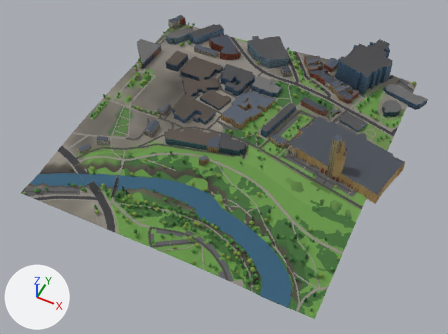
An edit to the glTF model glasgow-subway/data/city/city_4_2.glb, drawn before and after from the same camera.
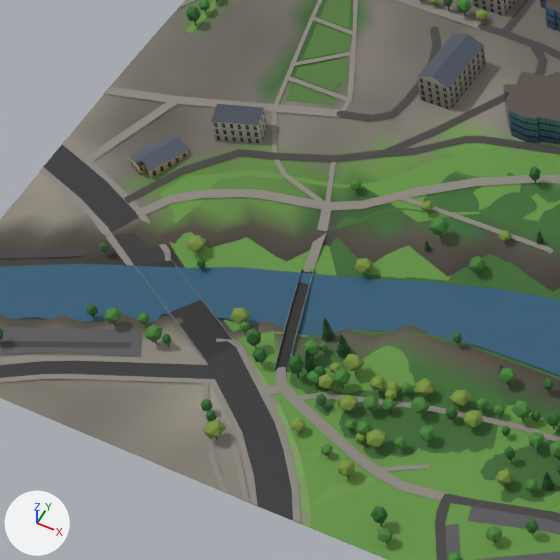
Each version appears first whole from a camera (50 mm lens) standing at (-1027.0, 581.0, 782.0) and looking at (-1336.0, 1199.0, 9.0), and next in a close-up on the part from 11% to 40% of the width and 34% to 72% of the height. The lights are fixed; the arrows at lower left show +X, +Y and +Z. The first two pictures are the older version. Where no turn or scale is listed for an object, it has been applied to the vertices. Vertices at exactly the same position are counted once.

Objects in the first close-up: 'buildings_4_2', 'green_4_2', 'roads_4_2', 'terrain_4_2', 'water_4_2' and 83 more.
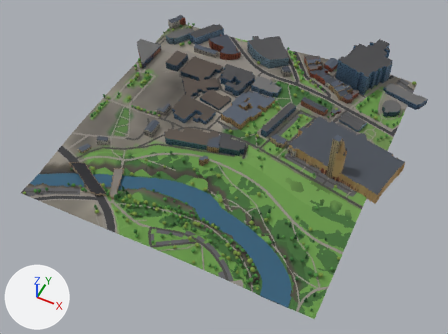
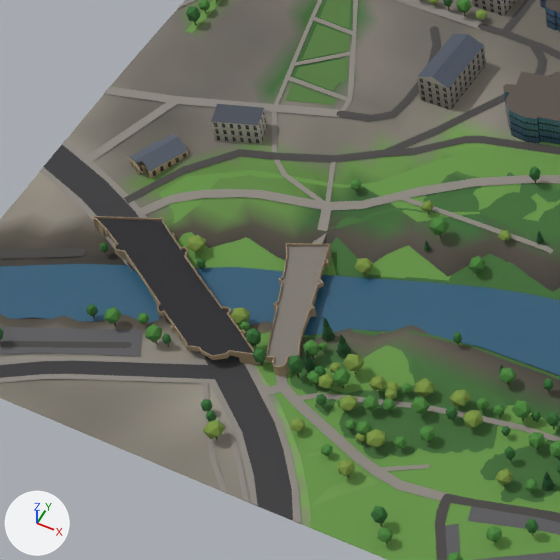
Boxes [x1, y1, x2, y2] around the edits, measured in the close-ups (560 x 560 px):
'roads_4_2', reshaped, moved
    both: [0, 0, 560, 560]
part 1 of me_roads_4_2, added
    after: [92, 216, 261, 365]
part 2 of me_roads_4_2, added
    after: [98, 219, 253, 355]
part 3 of me_roads_4_2, added
    after: [268, 246, 328, 366]
part 4 of me_roads_4_2, deleted
    before: [135, 252, 192, 302]
part 5 of me_roads_4_2, built on
    before: [0, 268, 315, 378]
    after: [0, 243, 331, 376]

Edits to the bpy script that builds the scene:
```text
Change me_roads_4_2:
    used by ob_roads_4_2; location = (-1350.0, 1250.0, 32.6)
    remove me_roads_4_2.from_pydata(...)  # 2203 vertices, 2235 faces; spans x -250.0..250.0, y -250.0..250.0, z -20.0..20.0
    add me_roads_4_2.from_pydata(...)  # 2976 vertices, 3139 faces; spans x -250.0..250.0, y -250.0..250.0, z -20.0..20.0
    me_roads_4_2 part 1: a new loose piece of 525 vertices spanning x -214.0..-120.0, y -203.0..-155.0, z -18.0..-10.0, in mat_mat_bridge
    me_roads_4_2 part 2: a new loose piece of 90 vertices spanning x -214.0..-120.0, y -203.0..-155.0, z -13.0..-11.0, in mat_mat_road
    me_roads_4_2 part 3: a new loose piece of 39 vertices spanning x -141.0..-106.0, y -197.0..-137.0, z -13.0..-12.0, in mat_mat_road
    me_roads_4_2 part 4: the loose piece of 32 vertices spanning x -190.0..-165.0, y -185.0..-164.0, z -20.0..-18.0 is deleted
    me_roads_4_2 part 5: 1 vertex moved from x -113.0, y -195.0, z -15.0 to x -110.0, y -197.0, z -17.0; 110 vertices removed from x -218.0..-109.0, y -245.0..-146.0, z -20.0..-15.0; 270 vertices added at x -250.0..-106.0, y -247.0..-137.0, z -20.0..-11.0
    other edits to the shape of me_roads_4_2 do not show in these pictures
Change ob_roads_4_2:
    ob_roads_4_2.location: (-1350.0, 1250.0, 32.6) -> (-1350.0, 1250.0, 32.5)
```
